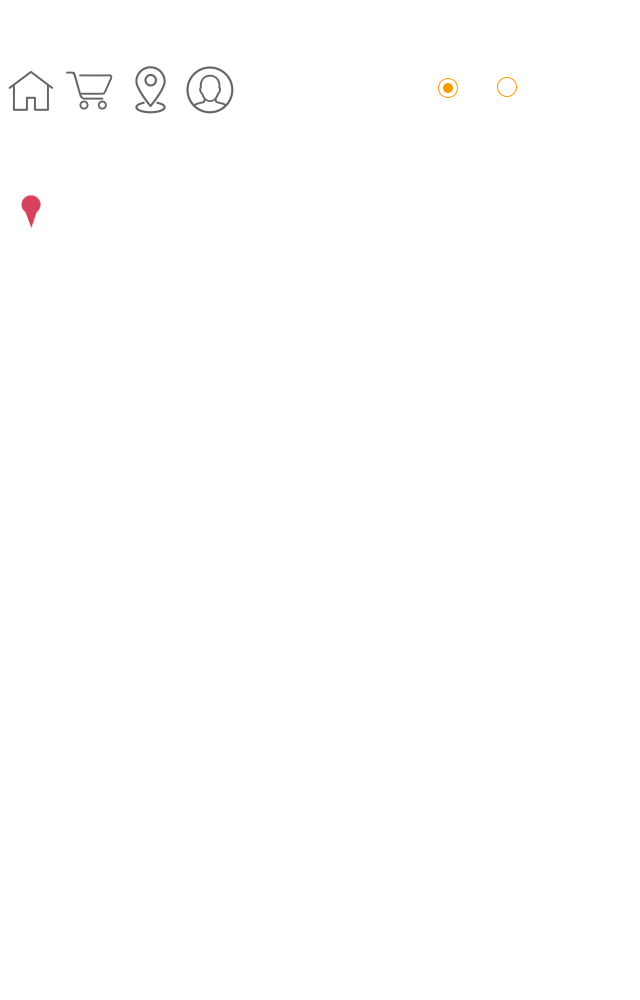
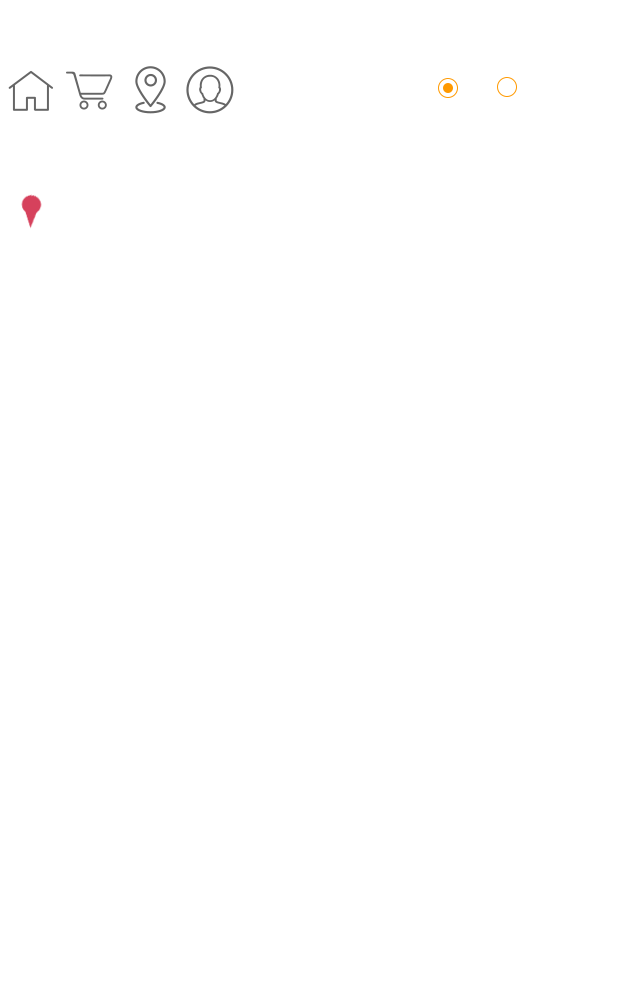
Before/after of a w=640, h=1000 layered artwork. What changed in the layer stack:
painted on "图层 3" over (21, 194, 42, 229)
